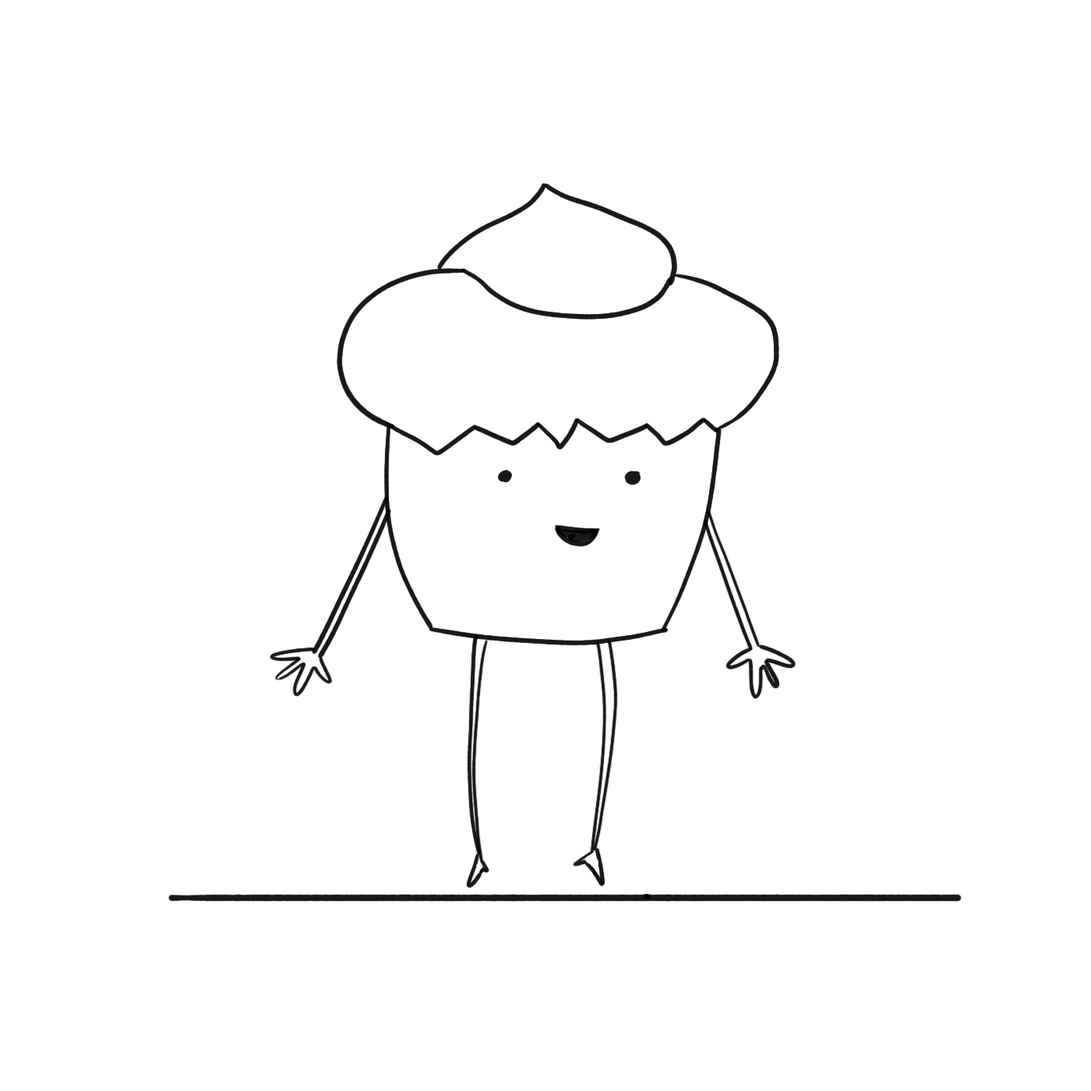
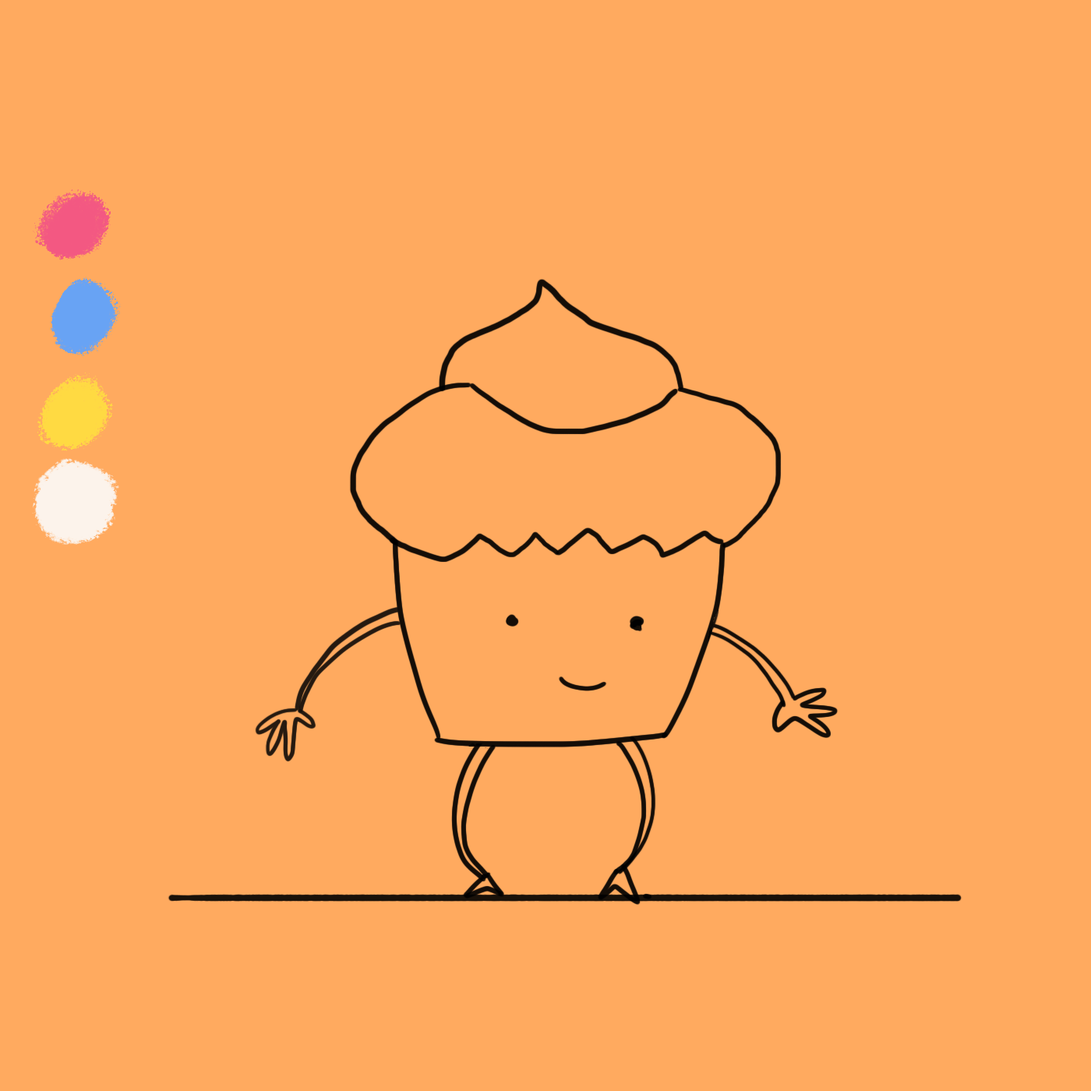
Comparing the layer stacks of the two w=1091, h=1091 images. Changes:
hid "Layer 5", painted on it over [left=268, top=182, right=797, bottom=889]
added layer "Layer 6" above "Layer 1" over [left=254, top=278, right=839, bottom=906]
painted on "Floor" over [left=31, top=189, right=121, bottom=545]
added layer "Color Fill 1" above "Background" over [left=0, top=0, right=1091, bottom=1091]
